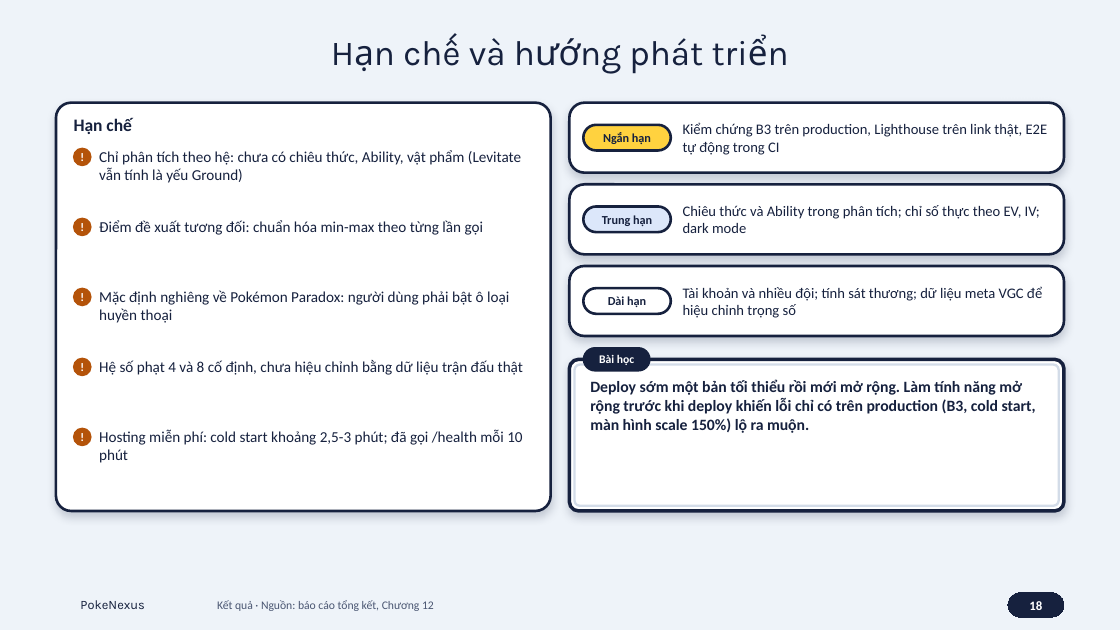
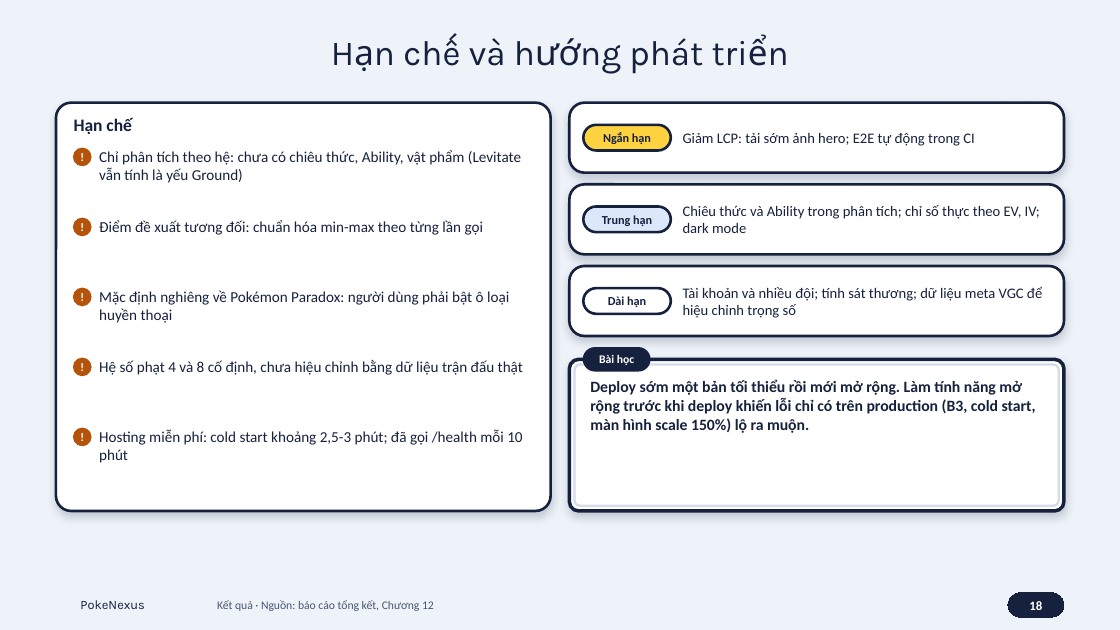
Before and after one commit to Nha-Cong-Dong/PokeNexus, a slide deck: slide 18 of docs/pitching/PokeNexus-Pitch.pptx. Drawn at 1120x630 pixels with LibreOffice and Linux fonts; fonts in the diff are those of the drawing; background and template pictures are left out. Boxes give left, top, right and bottom in pixels: in the first picture for what was removed or moved away, otherwise in the second. Text is boxed around its words. In the diff, an @@ line names an element or a change of style, - is before the commit and + after.

```diff
--- a/docs/pitching/PokeNexus-Pitch.pptx
+++ b/docs/pitching/PokeNexus-Pitch.pptx
@@ text at <box>683,133,974,146</box>: text changed @@
-Kiểm chứng B3 trên production, Lighthouse trên link thật, E2E tự động trong CI
+Giảm LCP: tải sớm ảnh hero; E2E tự động trong CI
```
Also in this commit, not shown: 1 other slide changed, 5 other files.
